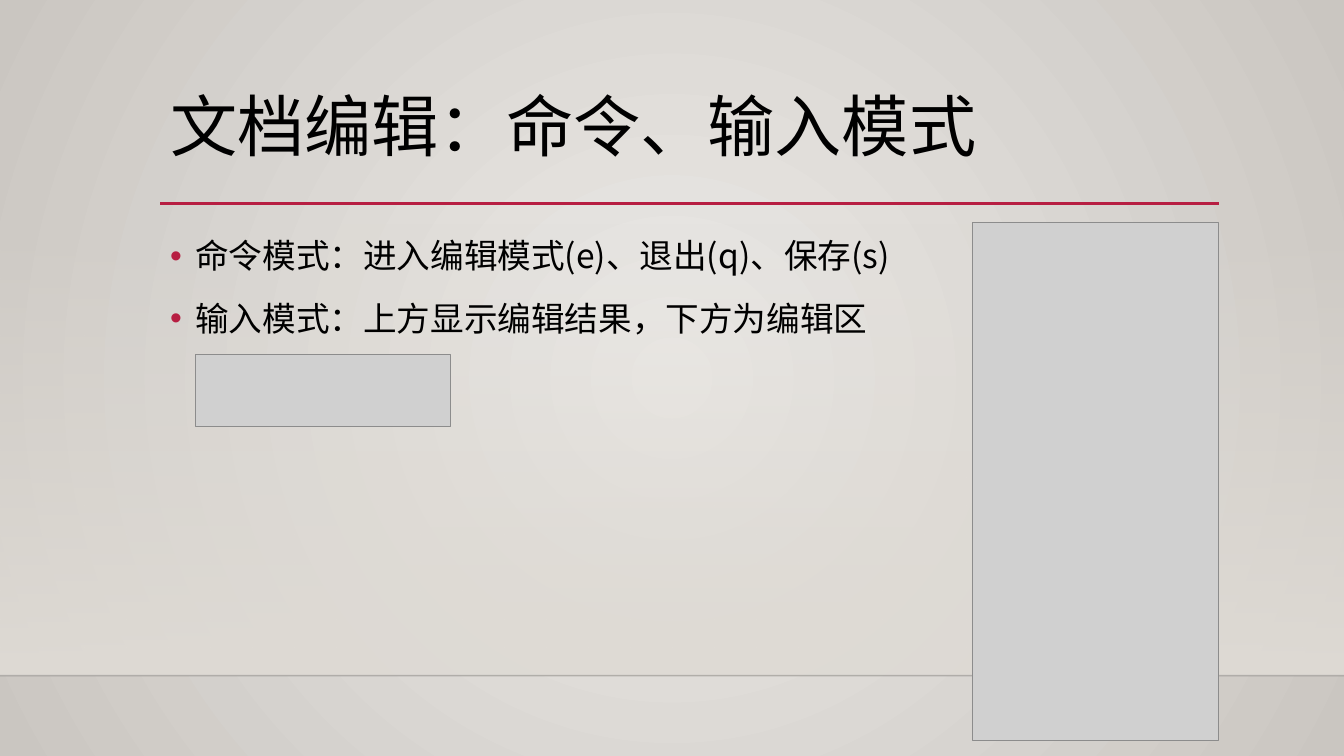
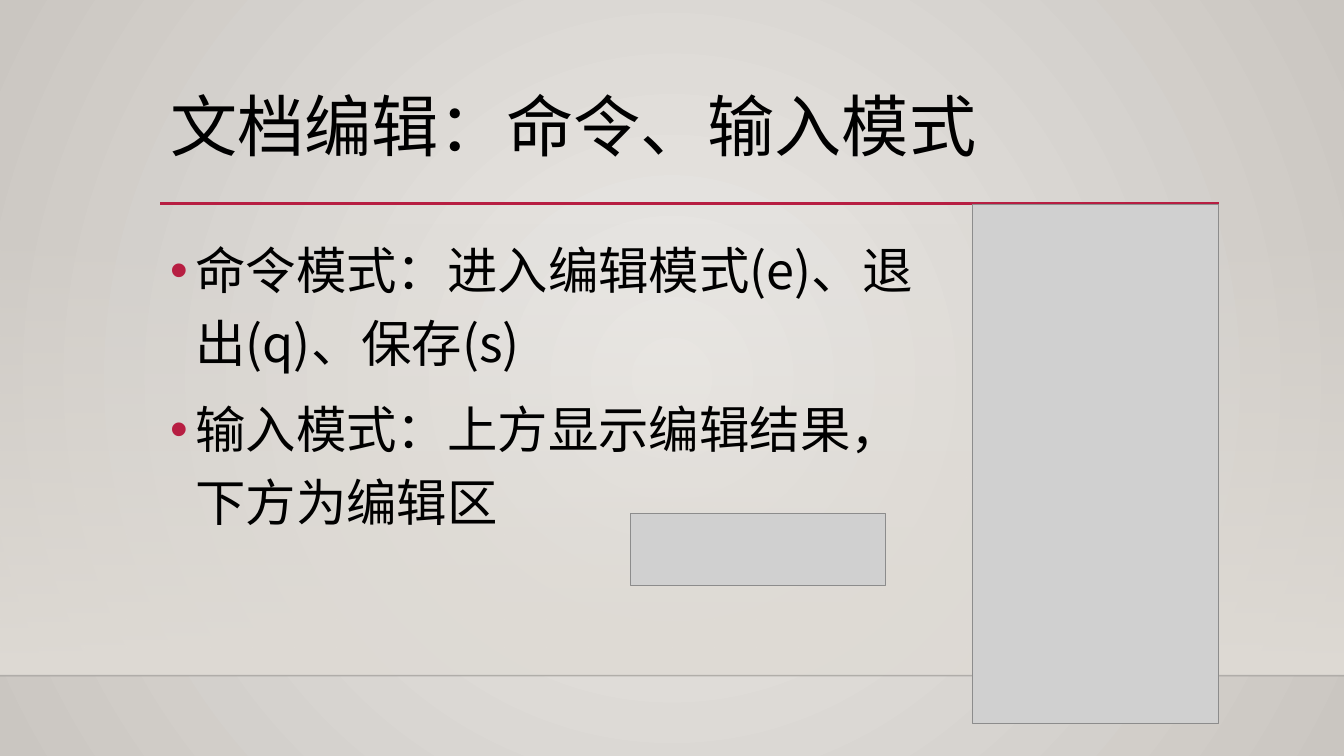
Before and after one commit to wuhaixu2016/xv6_OS, a slide deck: slide 17 of report/shell改进.pptx (slide 15 before the commit). Drawn at 1344x756 pixels with LibreOffice and Linux fonts; fonts in the diff are those of the drawing; grey boxes stand for pictures; background and template pictures are left out. Boxes give left, top, right and bottom in pixels: in the first picture for what was removed or moved away, otherwise in the second. Text is boxed around its words. In the diff, an @@ line names an element or a change of style, - is before the commit and + after.

```diff
--- a/report/shell改进.pptx
+++ b/report/shell改进.pptx
@@ picture moved from (x1=973, y1=222, x2=1219, y2=741) to (x1=973, y1=205, x2=1219, y2=724) @@
@@ text "命令模式：进入编辑模式(e)、退出(q)、保存(s)" at (x1=195, y1=246, x2=912, y2=525): size 24 to 36 pt @@
@@ picture moved from (x1=196, y1=354, x2=451, y2=426) to (x1=630, y1=513, x2=885, y2=586) @@
```
Also in this commit, not shown: 6 other slides changed, 2 slides added, 6 other files.
